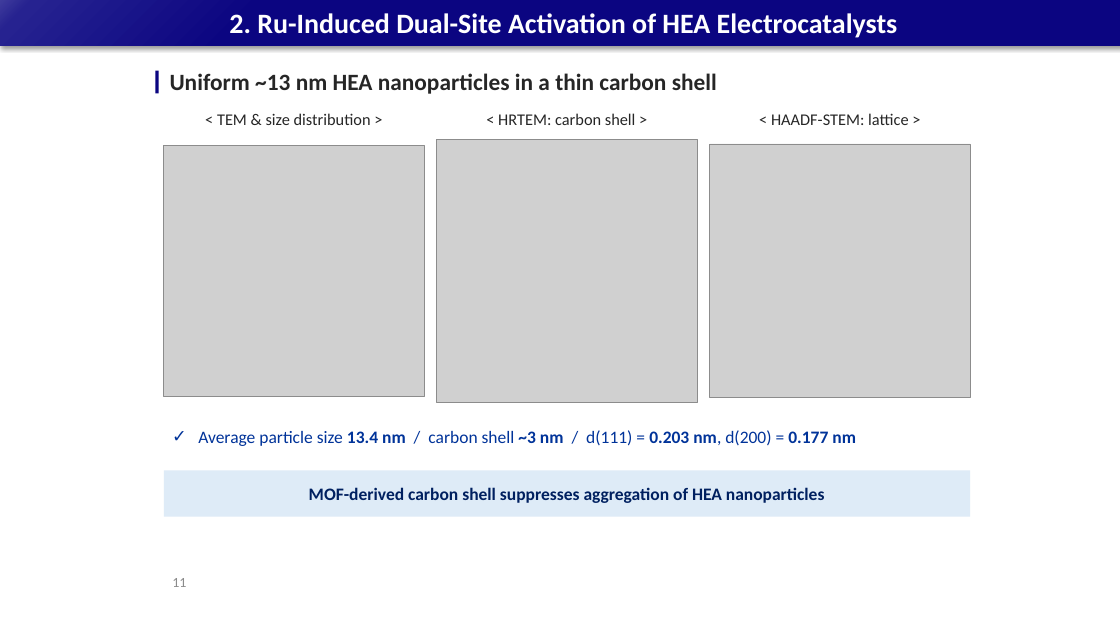
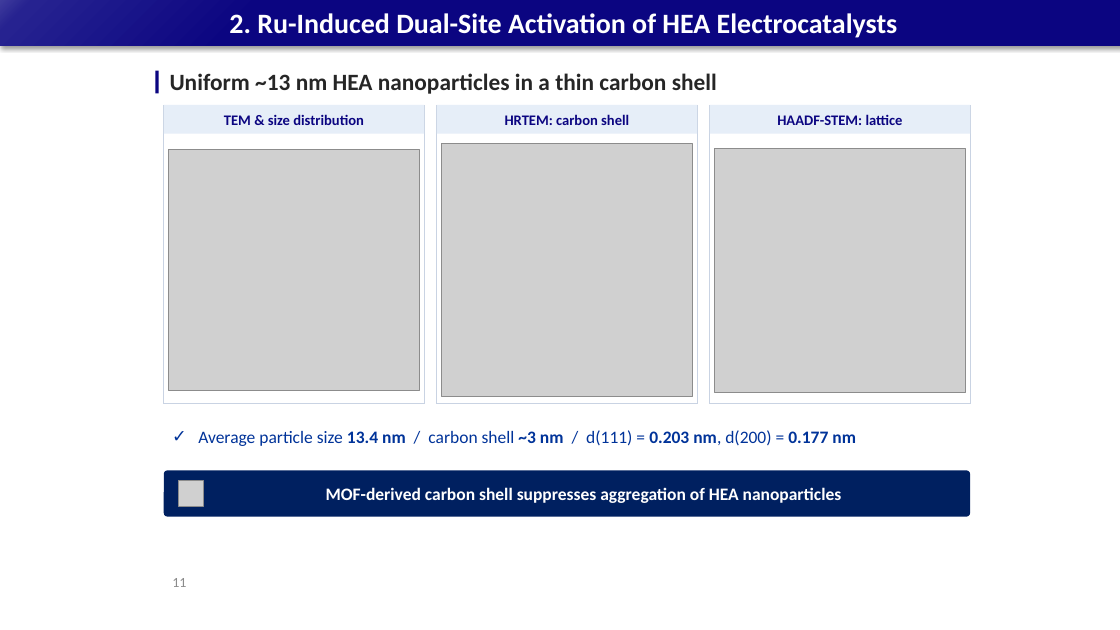
Before and after one commit to limsj0204/letter, a slide deck: slide 11 of 학위논문_디펜스_발표자료.pptx. Drawn at 1120x630 pixels with LibreOffice and Linux fonts; fonts in the diff are those of the drawing; grey boxes stand for pictures. Boxes give left, top, right and bottom in pixels: in the first picture for what was removed or moved away, otherwise in the second. Text is boxed around its words. In the diff, an @@ line names an element or a change of style, - is before the commit and + after.

```diff
--- a/학위논문_디펜스_발표자료.pptx
+++ b/학위논문_디펜스_발표자료.pptx
@@ rectangle added at (164,105,424,403), outline #C9D3E3 0.75 pt @@
@@ text in rectangle at (224,114,364,125): text changed; size 14 to 12.5 pt; text colour #262626 to #0B0581; bold on @@
-< TEM & size distribution >
+TEM & size distribution
@@ rectangle added at (437,105,697,403), outline #C9D3E3 0.75 pt @@
@@ text in rectangle at (505,114,629,125): text changed; size 14 to 12.5 pt; text colour #262626 to #0B0581; bold on @@
-< HRTEM: carbon shell >
+HRTEM: carbon shell
@@ 3 rectangles: place and size @@
-3 rectangles at (217,113,908,125)
+3 rectangles at (164,105,970,134)
@@ vertical alignment top to middle; fill none to #E6EEF8 in 3 elements at (164,105,424,134), (437,105,697,134), (710,105,970,134) @@
@@ rectangle added at (710,105,970,403), outline #C9D3E3 0.75 pt @@
@@ text in rectangle at (777,114,903,125): text changed; size 14 to 12.5 pt; text colour #262626 to #0B0581; bold on @@
-< HAADF-STEM: lattice >
+HAADF-STEM: lattice
@@ picture: place and size @@
-picture at (437,139,697,402)
+picture at (442,144,692,397)
@@ picture: place and size @@
-picture at (710,144,970,397)
+picture at (715,148,965,392)
@@ picture: place and size @@
-picture at (164,145,424,397)
+picture at (169,150,419,392)
@@ rounded rectangle "MOF-derived carbon shell suppresses aggregation ..." at (164,471,970,517): text colour #002060 to #FFFFFF; rectangle to rounded rectangle; fill #DEEBF7 to #002060 @@
@@ picture added at (178,481,203,506) @@
```
Also in this commit, not shown: 31 other slides changed.
